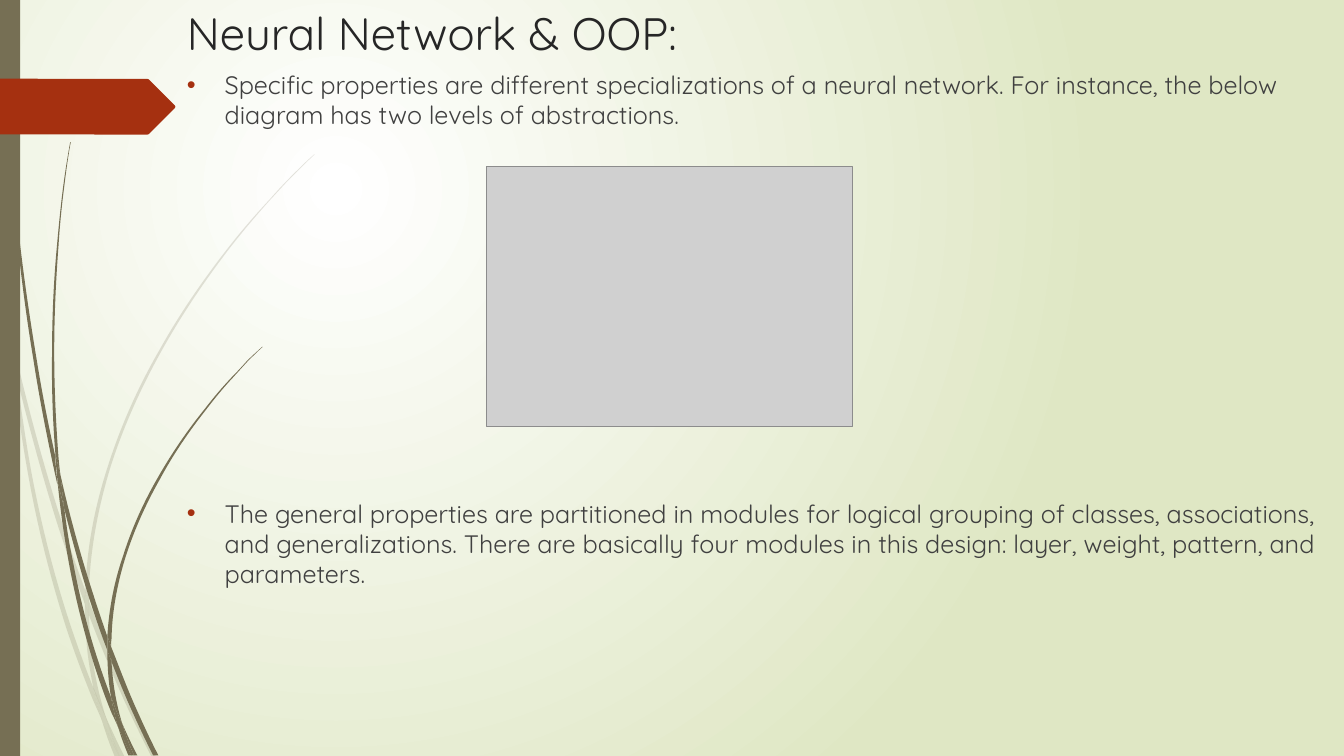
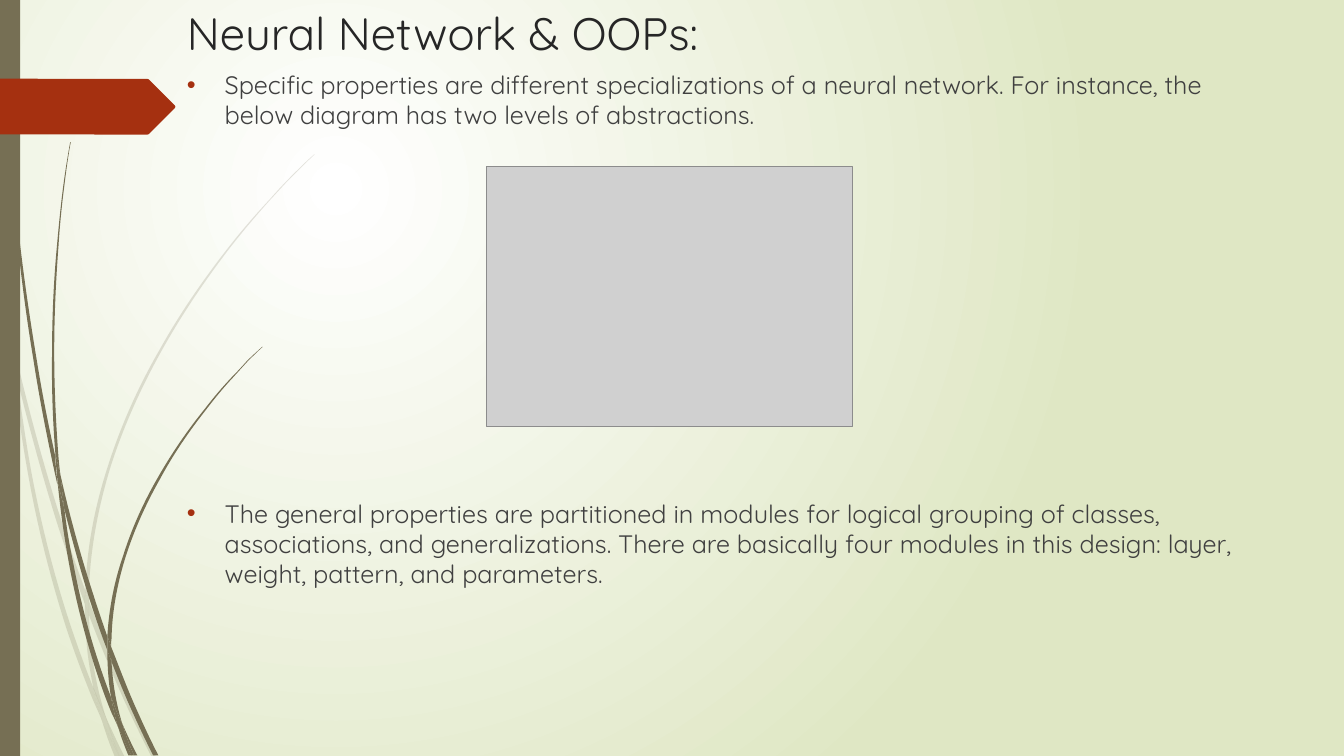
Before and after one commit to DivJAth/OOADPytorch, a slide deck: slide 17 of Grad_Presentation.pptx (slide 18 before the commit). Drawn at 1344x756 pixels with LibreOffice and Linux fonts; fonts in the diff are those of the drawing; grey boxes stand for pictures. Boxes give left, top, right and bottom in pixels: in the first picture for what was removed or moved away, otherwise in the second. Text is boxed around its words. In the diff, an @@ line names an element or a change of style, - is before the commit and + after.

```diff
--- a/Grad_Presentation.pptx
+++ b/Grad_Presentation.pptx
@@ title at (187,16,698,51): text changed @@
-Neural Network & OOP:
+Neural Network & OOPs:
@@ text "Specific properties are different specializations ..." rewrapped from (225,75,1315,588) to (225,75,1231,588) @@
```
Also in this commit, not shown: 11 other slides changed, 2 slides added, 3 slides removed.
